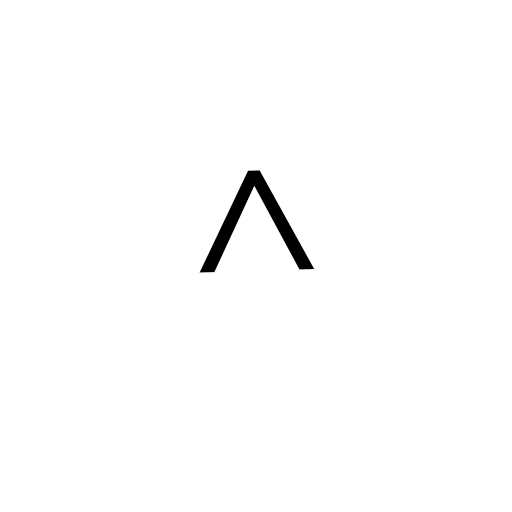
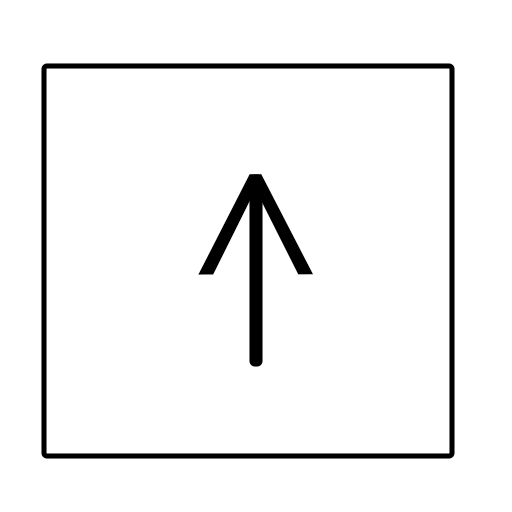
Before/after of a 512x512 layered artwork. What changed in the layer stack:
added layer "Rectangle 1" above "<" over [249, 174, 263, 367]
painted on "<" over [198, 170, 315, 275]
removed layer "Background" over [41, 63, 455, 459]
added layer "Rectangle 2" over [41, 63, 455, 459]
